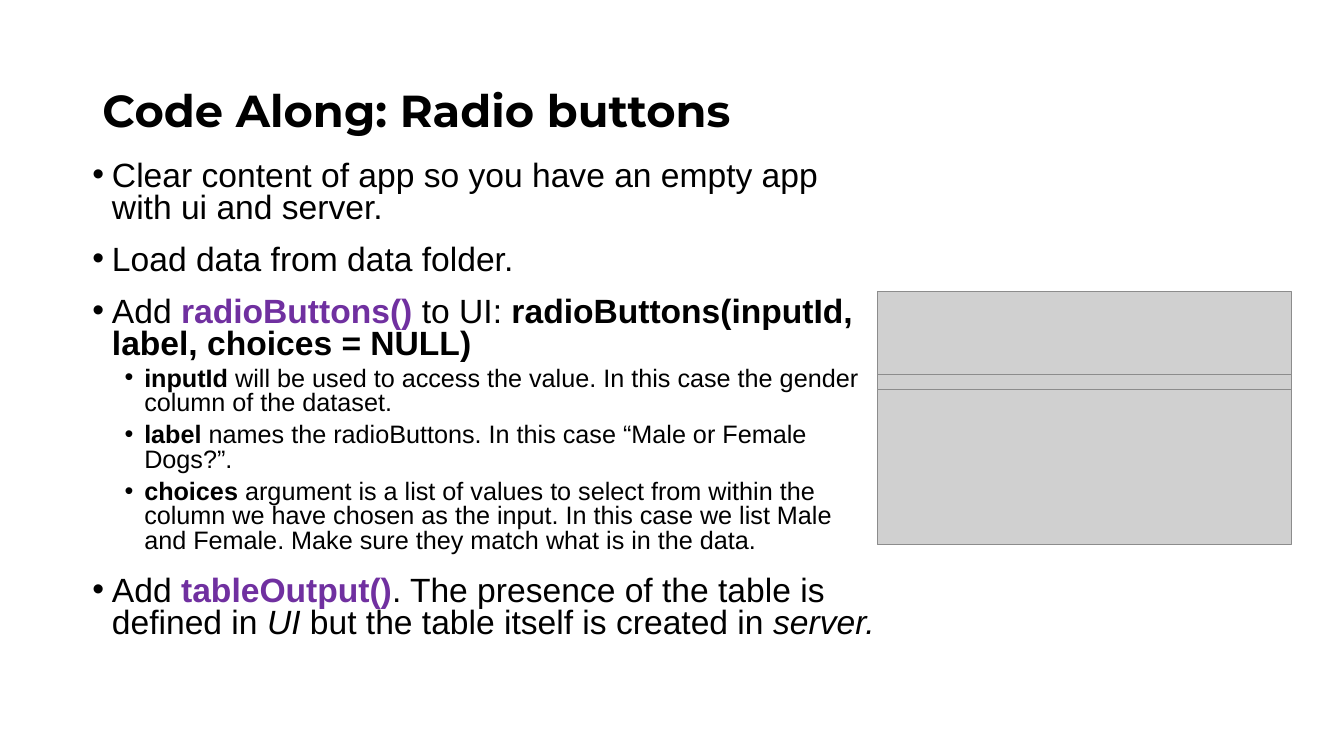
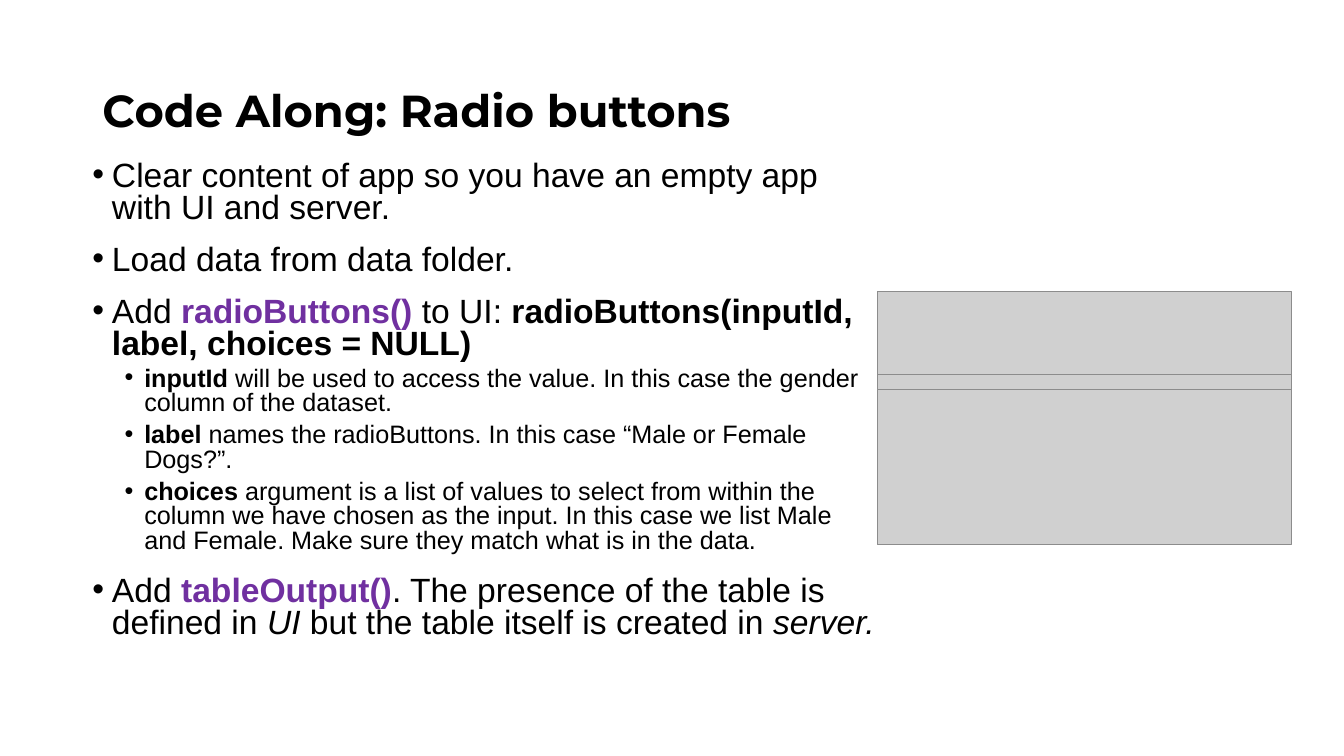
Before and after one commit to Public-Health-Scotland/learn-shiny, a slide deck: slide 17 of Day 1/slides/Shiny_Day_1.pptx. Drawn at 1344x756 pixels with LibreOffice and Linux fonts; fonts in the diff are those of the drawing; grey boxes stand for pictures; background and template pictures are left out. Boxes give left, top, right and bottom in pixels: in the first picture for what was removed or moved away, otherwise in the second. Text is boxed around its words. In the diff, an @@ line names an element or a change of style, - is before the commit and + after.

```diff
--- a/Day 1/slides/Shiny_Day_1.pptx
+++ b/Day 1/slides/Shiny_Day_1.pptx
@@ text at (112,162,818,220): text changed @@
-• Clear content of app so you have an empty app with ui and server.
+• Clear content of app so you have an empty app with UI and server.
```
Also in this commit, not shown: 8 other slides changed, 1 other file.
